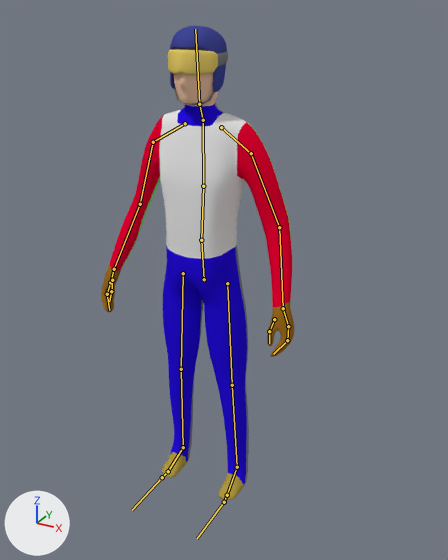
What one commit did to the Blender file Assets/Models/Characters/jumper.blend.
One viewpoint serves both versions: a 50 mm lens placed at (1.022, -1.701, 1.732), pointed at (0.114, -0.051, 0.907). The axes (+X, +Y, +Z) are drawn at lower left. The lights are the same throughout. The bones that bend it are drawn over the model as lines.

Names of what the first picture shows: 'Cube', 'Goggles', 'Helmet'.
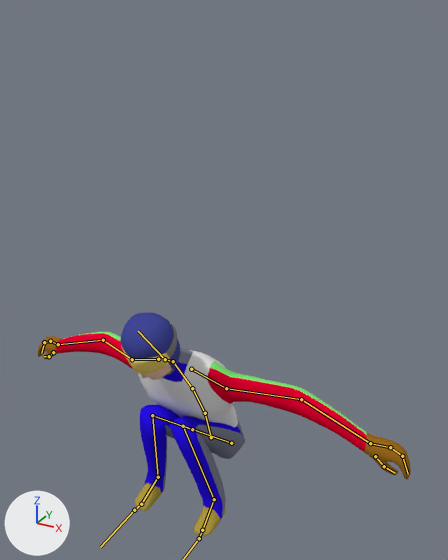
The newer file adds an action. The first version stands in its rest pose; the second is drawn at frame 16 of the action 'StruggleL'.

Location of each change, (x1, y1, x2, y2) in pixels of the pictures (448 x 560 px):
'Cube', posed (93% wider, 54% shorter): before (101, 49, 294, 500); after (38, 331, 411, 536)
'Helmet', posed (20% shorter): before (170, 26, 227, 105); after (121, 312, 180, 375)
'Goggles', posed (7% narrower, 111% taller): before (168, 49, 228, 75); after (121, 318, 177, 374)
bone 'Hips', root to tip: before (204, 279) to (201, 240); after (211, 437) to (205, 413)
bone 'Spine', root to tip: before (201, 240) to (203, 186); after (205, 413) to (192, 388)
bone 'Shoulder.L', root to tip: before (221, 127) to (251, 153); after (191, 369) to (226, 388)
bone 'Upper Arm.L', root to tip: before (251, 153) to (279, 227); after (226, 388) to (301, 399)
bone 'Lower Arm.L', root to tip: before (279, 227) to (283, 308); after (301, 399) to (370, 443)
bone 'Shoulder.R', root to tip: before (185, 123) to (153, 142); after (158, 359) to (132, 359)
bone 'Upper Arm.R', root to tip: before (153, 142) to (140, 204); after (132, 359) to (103, 340)
bone 'Lower Arm.R', root to tip: before (140, 204) to (114, 269); after (103, 340) to (58, 344)

Patch to the scene script:
```diff
--- a/Assets/Models/Characters/jumper.blend.py
+++ b/Assets/Models/Characters/jumper.blend.py
@@ bone_hips @@
 bone_hips = bpy.data.objects['Armature'].pose.bones['Hips']
-bone_hips.location = (0.0, 0.0, 0.0)
-bone_hips.rotation_quaternion = (1.0, 0.0, 0.0, 0.0)  # degrees (0, 0, 0)
+bone_hips.location = (0.0, -0.706, 0.018)
+bone_hips.rotation_quaternion = (0.995, 0.104, 0.0, 0.0)  # degrees (12, 0, 0)
@@ bone_spine @@
 bone_spine = bpy.data.objects['Armature'].pose.bones['Spine']  # child of 'Hips'
-bone_spine.rotation_quaternion = (1.0, 0.0, 0.0, 0.0)  # degrees (0, 0, 0)
+bone_spine.rotation_quaternion = (0.981, 0.192, 0.0, 0.0)  # degrees (22, 0, 0)
@@ bone_shoulder_l @@
 bone_shoulder_l = bpy.data.objects['Armature'].pose.bones['Shoulder.L']  # child of 'Chest'
-bone_shoulder_l.rotation_quaternion = (1.0, 0.0, 0.0, 0.0)  # degrees (0, 0, 0)
+bone_shoulder_l.rotation_quaternion = (0.996, -0.022, 0.001, 0.089)  # degrees (-2, 0, 10)
@@ bone_upper_arm_l @@
 bone_upper_arm_l = bpy.data.objects['Armature'].pose.bones['Upper Arm.L']  # child of 'Shoulder.L'
-bone_upper_arm_l.rotation_quaternion = (1.0, 0.0, 0.0, 0.0)  # degrees (0, 0, 0)
+bone_upper_arm_l.rotation_quaternion = (0.94, -0.034, -0.127, 0.314)  # degrees (-8, -13, 38)
@@ bone_lower_arm_l @@
 bone_lower_arm_l = bpy.data.objects['Armature'].pose.bones['Lower Arm.L']  # child of 'Upper Arm.L'
-bone_lower_arm_l.rotation_quaternion = (1.0, 0.0, 0.0, 0.0)  # degrees (0, 0, 0)
+bone_lower_arm_l.rotation_quaternion = (0.998, -0.004, 0.007, 0.059)  # degrees (0, 1, 7)
@@ bone_shoulder_r @@
 bone_shoulder_r = bpy.data.objects['Armature'].pose.bones['Shoulder.R']  # child of 'Chest'
-bone_shoulder_r.rotation_quaternion = (1.0, 0.0, 0.0, 0.0)  # degrees (0, 0, 0)
+bone_shoulder_r.rotation_quaternion = (0.996, -0.022, -0.001, -0.089)  # degrees (-2, 0, -10)
@@ bone_upper_arm_r @@
 bone_upper_arm_r = bpy.data.objects['Armature'].pose.bones['Upper Arm.R']  # child of 'Shoulder.R'
-bone_upper_arm_r.rotation_quaternion = (1.0, 0.0, 0.0, 0.0)  # degrees (0, 0, 0)
+bone_upper_arm_r.rotation_quaternion = (0.94, -0.034, 0.127, -0.314)  # degrees (-8, 13, -38)
@@ bone_lower_arm_r @@
 bone_lower_arm_r = bpy.data.objects['Armature'].pose.bones['Lower Arm.R']  # child of 'Upper Arm.R'
-bone_lower_arm_r.rotation_quaternion = (1.0, 0.0, 0.0, 0.0)  # degrees (0, 0, 0)
+bone_lower_arm_r.rotation_quaternion = (0.998, -0.004, -0.007, -0.059)  # degrees (0, -1, -7)
@@ bone_pole_target_l @@
 bone_pole_target_l = bpy.data.objects['Armature'].pose.bones['Pole Target.L']
-bone_pole_target_l.location = (0.0, 0.0, 0.0)
+bone_pole_target_l.location = (0.228, 0.46, 0.003)
@@ bone_leg_ik_l @@
 bone_leg_ik_l = bpy.data.objects['Armature'].pose.bones['Leg IK.L']
-bone_leg_ik_l.location = (0.0, 0.0, 0.0)
+bone_leg_ik_l.location = (0.0, -0.184, -0.022)
@@ bone_pole_target_r @@
 bone_pole_target_r = bpy.data.objects['Armature'].pose.bones['Pole Target.R']
-bone_pole_target_r.location = (0.0, 0.0, 0.0)
+bone_pole_target_r.location = (-0.228, 0.46, 0.003)
@@ bone_leg_ik_r @@
 bone_leg_ik_r = bpy.data.objects['Armature'].pose.bones['Leg IK.R']
-bone_leg_ik_r.location = (0.0, 0.0, 0.0)
+bone_leg_ik_r.location = (0.0, -0.184, -0.022)
```
